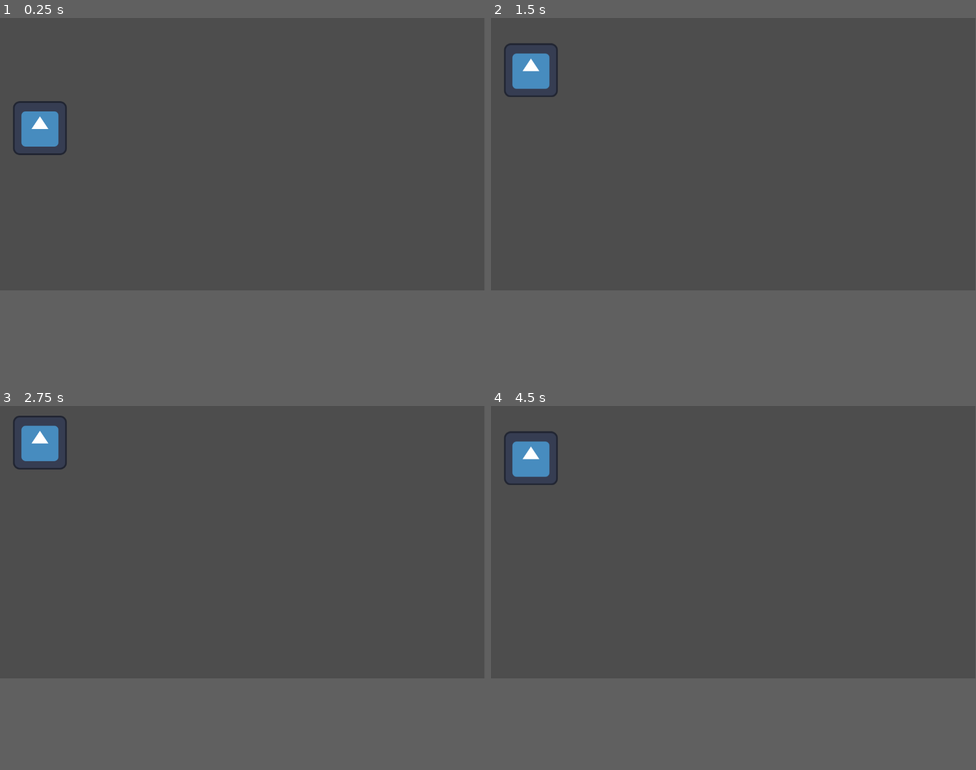
Above: before the commit, frames 1-4 (two rows, left to right).
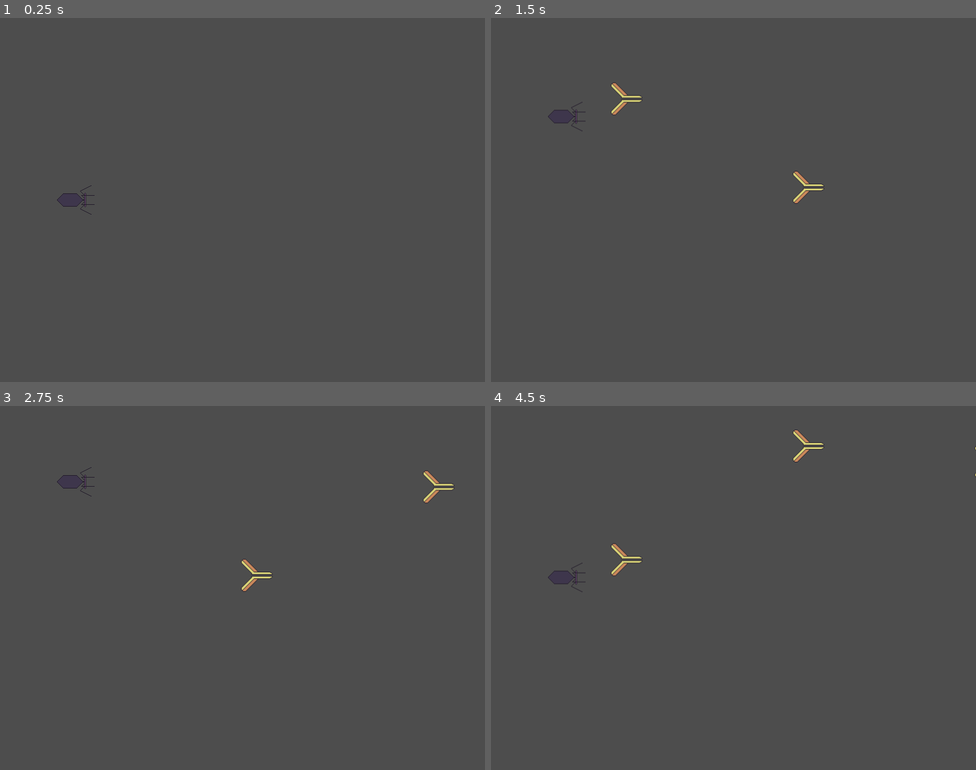
Above: after the commit, the same moments.

Repository: Jasonnmss/Game-Jam-2026
Game: Godot game, scene res://world.tscn
Same seed, same stepped clock (60 frames per second), same inputs: the game is played once before the commit and once after it. Before the commit the project starts from res://player.tscn. The engine's default icon, where the game draws it, is replaced by a stand-in: a white triangle on a blue panel in a dark square.
Inputs:
- Up to frame 1 (0.25 s): no input
- Up to frame 2 (1.5 s): tap Enter at 0.5 s; hold W (Move Up) 0.53-1.28 s; tap Space (shoot, bound only after the commit) at 0.6, 1.35 s; hold S (Move Down) from 1.28 s (still down)
- Up to frame 3 (2.75 s): release S (Move Down) at 2.03 s; hold W (Move Up) from 2.03 s (still down); tap Space (shoot, bound only after the commit) at 2.1 s
- Up to frame 4 (4.5 s): tap Space (shoot, bound only after the commit) at 2.85, 3.6, 4.35 s; release W (Move Up) at 3.53 s; hold S (Move Down) from 3.53 s (still down)
In our replay, the window is 799x449 before the commit and 800x600 after it. These sizes can differ from the game's own. Grey fills any space a smaller window leaves; there, only what the larger window draws over its background counts as a difference.

The runs differ from the first frame. In frame 1, 1.0% of the frame differs, in the area x 2-20%, y 22-54%; in frame 2, 1.4%, in the area x 2-69%, y 7-51%; in frame 3, 1.3%; in frame 4, 1.4%.

Commit message:
player
player more or less final

Diff:
--- a/game-jam-2026/Player.gd
+++ b/game-jam-2026/Player.gd
@@ -10,3 +10,12 @@
 		velocity.y = -speed
 	if velocity.length() > 0 :
 		move_and_slide()
+
+	if Input.is_action_just_pressed("shoot"):
+		fire()
+
+func fire():
+	var bullet = preload("res://dna.tscn")
+	var firebullet = bullet.instantiate()
+	firebullet.position = Vector2(50,position.y) #50 muss zu ort von virus geändert werden!
+	get_parent().call_deferred("add_child", firebullet)
--- /dev/null
+++ b/game-jam-2026/dna.gd
@@ -0,0 +1,14 @@
+extends Node2D
+
+var speed = -400
+
+@export var life_time = 2
+@export var life_spawn  = 0
+
+
+func _physics_process(delta: float) -> void:
+	position.x -= delta * speed
+
+	life_spawn += delta
+	if life_spawn > life_time:
+		queue_free()
--- /dev/null
+++ b/game-jam-2026/dna.tscn
@@ -0,0 +1,19 @@
+[gd_scene format=3 uid="uid://dw0w8luytjaka"]
+
+[ext_resource type="Script" uid="uid://bcvdfnh3umyxv" path="res://dna.gd" id="1_k673e"]
+[ext_resource type="Texture2D" uid="uid://bsa2kux0kuw0c" path="res://Assets/Placeholders/Antibody_PH.png" id="2_syva3"]
+
+[sub_resource type="RectangleShape2D" id="RectangleShape2D_armfn"]
+size = Vector2(57, 54)
+
+[node name="DNA" type="Node2D" unique_id=1618206276]
+script = ExtResource("1_k673e")
+
+[node name="shot" type="CharacterBody2D" parent="." unique_id=1370364202]
+
+[node name="Sprite2D" type="Sprite2D" parent="shot" unique_id=1536194696]
+texture = ExtResource("2_syva3")
+
+[node name="CollisionShape2D" type="CollisionShape2D" parent="shot" unique_id=1589929934]
+position = Vector2(-0.5, 0)
+shape = SubResource("RectangleShape2D_armfn")
--- a/game-jam-2026/player.tscn
+++ b/game-jam-2026/player.tscn
@@ -1,20 +1,19 @@
 [gd_scene format=3 uid="uid://bjrdalekpx3gh"]
 
 [ext_resource type="Script" uid="uid://mgft2xi2ub6f" path="res://Player.gd" id="1_onrkg"]
-[ext_resource type="Texture2D" uid="uid://bs5ptslwcyfsi" path="res://icon.svg" id="2_i3pqv"]
+[ext_resource type="Texture2D" uid="uid://bcsiurnnuepan" path="res://Assets/Placeholders/Virus_PH.png" id="2_onrkg"]
 
 [sub_resource type="RectangleShape2D" id="RectangleShape2D_hqtel"]
-size = Vector2(128, 125)
+size = Vector2(49, 21)
 
 [node name="Player" type="Node2D" unique_id=1716914451]
 
 [node name="CharacterBody2D" type="CharacterBody2D" parent="." unique_id=1606262035]
 script = ExtResource("1_onrkg")
 
-[node name="Sprite2D" type="Sprite2D" parent="CharacterBody2D" unique_id=111752800]
-position = Vector2(95, 262)
-texture = ExtResource("2_i3pqv")
+[node name="CollisionShape2D" type="CollisionShape2D" parent="CharacterBody2D" unique_id=1990359429]
+position = Vector2(-8.5, -0.5)
+shape = SubResource("RectangleShape2D_hqtel")
 
-[node name="CollisionShape2D" type="CollisionShape2D" parent="CharacterBody2D" unique_id=1990359429]
-position = Vector2(95, 261.5)
-shape = SubResource("RectangleShape2D_hqtel")
+[node name="Sprite2D" type="Sprite2D" parent="CharacterBody2D" unique_id=1670690377]
+texture = ExtResource("2_onrkg")
--- a/game-jam-2026/project.godot
+++ b/game-jam-2026/project.godot
@@ -11,9 +11,14 @@
 [application]
 
 config/name="Game Jam 2026"
-run/main_scene="res://player.tscn"
+run/main_scene="uid://8fwm4adxppyu"
 config/features=PackedStringArray("4.6", "GL Compatibility")
 config/icon="res://icon.svg"
+
+[display]
+
+window/size/viewport_width=800
+window/size/viewport_height=600
 
 [dotnet]
 
@@ -21,14 +26,30 @@
 
 [input]
 
+ui_accept={
+"deadzone": 0.5,
+"events": [Object(InputEventKey,"resource_local_to_scene":false,"resource_name":"","device":0,"window_id":0,"alt_pressed":false,"shift_pressed":false,"ctrl_pressed":false,"meta_pressed":false,"pressed":false,"keycode":4194309,"physical_keycode":0,"key_label":0,"unicode":0,"location":0,"echo":false,"script":null)
+, Object(InputEventKey,"resource_local_to_scene":false,"resource_name":"","device":0,"window_id":0,"alt_pressed":false,"shift_pressed":false,"ctrl_pressed":false,"meta_pressed":false,"pressed":false,"keycode":4194310,"physical_keycode":0,"key_label":0,"unicode":0,"location":0,"echo":false,"script":null)
+, Object(InputEventKey,"resource_local_to_scene":false,"resource_name":"","device":0,"window_id":0,"alt_pressed":false,"shift_pressed":false,"ctrl_pressed":false,"meta_pressed":false,"pressed":false,"keycode":32,"physical_keycode":0,"key_label":0,"unicode":32,"location":0,"echo":false,"script":null)
+, Object(InputEventKey,"resource_local_to_scene":false,"resource_name":"","device":-1,"window_id":0,"alt_pressed":false,"shift_pressed":false,"ctrl_pressed":false,"meta_pressed":false,"pressed":false,"keycode":0,"physical_keycode":32,"key_label":0,"unicode":32,"location":0,"echo":false,"script":null)
+]
+}
 "Move Up"={
 "deadzone": 0.2,
 "events": [Object(InputEventKey,"resource_local_to_scene":false,"resource_name":"","device":0,"window_id":0,"alt_presse …(189 unchanged characters)…
+, Object(InputEventKey,"resource_local_to_scene":false,"resource_name":"","device":-1,"window_id":0,"alt_pressed":false,"shift_pressed":false,"ctrl_pressed":false,"meta_pressed":false,"pressed":false,"keycode":0,"physical_keycode":4194320,"key_label":0,"unicode":0,"location":0,"echo":false,"script":null)
 ]
 }
 "Move Down"={
 "deadzone": 0.2,
 "events": [Object(InputEventKey,"resource_local_to_scene":false,"resource_name":"","device":0,"window_id":0,"alt_presse …(189 unchanged characters)…
+, Object(InputEventKey,"resource_local_to_scene":false,"resource_name":"","device":-1,"window_id":0,"alt_pressed":false,"shift_pressed":false,"ctrl_pressed":false,"meta_pressed":false,"pressed":false,"keycode":0,"physical_keycode":4194322,"key_label":0,"unicode":0,"location":0,"echo":false,"script":null)
+]
+}
+shoot={
+"deadzone": 0.2,
+"events": [Object(InputEventKey,"resource_local_to_scene":false,"resource_name":"","device":-1,"window_id":0,"alt_pressed":false,"shift_pressed":false,"ctrl_pressed":false,"meta_pressed":false,"pressed":false,"keycode":0,"physical_keycode":32,"key_label":0,"unicode":32,"location":0,"echo":false,"script":null)
+, Object(InputEventKey,"resource_local_to_scene":false,"resource_name":"","device":-1,"window_id":0,"alt_pressed":false,"shift_pressed":false,"ctrl_pressed":false,"meta_pressed":false,"pressed":false,"keycode":0,"physical_keycode":69,"key_label":0,"unicode":101,"location":0,"echo":false,"script":null)
 ]
 }
 
--- /dev/null
+++ b/game-jam-2026/wall.tscn
@@ -0,0 +1,13 @@
+[gd_scene format=3 uid="uid://bxkw4yuxmisx8"]
+
+[sub_resource type="RectangleShape2D" id="RectangleShape2D_oh6kn"]
+size = Vector2(634, 52)
+
+[node name="wall" type="Node2D" unique_id=1695307919]
+
+[node name="StaticBody2D" type="StaticBody2D" parent="." unique_id=1307403634]
+position = Vector2(44, 50)
+
+[node name="CollisionShape2D" type="CollisionShape2D" parent="StaticBody2D" unique_id=1789346821]
+position = Vector2(-46, -51)
+shape = SubResource("RectangleShape2D_oh6kn")
--- /dev/null
+++ b/game-jam-2026/world.tscn
@@ -0,0 +1,19 @@
+[gd_scene format=3 uid="uid://8fwm4adxppyu"]
+
+[ext_resource type="PackedScene" uid="uid://dw0w8luytjaka" path="res://dna.tscn" id="1_aqk2v"]
+[ext_resource type="PackedScene" uid="uid://bxkw4yuxmisx8" path="res://wall.tscn" id="1_tlwt5"]
+[ext_resource type="PackedScene" uid="uid://bjrdalekpx3gh" path="res://player.tscn" id="3_036b0"]
+
+[node name="world" type="Node2D" unique_id=1821206742]
+
+[node name="DNA" parent="." unique_id=1618206276 instance=ExtResource("1_aqk2v")]
+position = Vector2(659, 645)
+
+[node name="wall" parent="." unique_id=1695307919 instance=ExtResource("1_tlwt5")]
+position = Vector2(328, 585)
+
+[node name="wall2" parent="." unique_id=1466190588 instance=ExtResource("1_tlwt5")]
+position = Vector2(365, 9)
+
+[node name="Player" parent="." unique_id=1716914451 instance=ExtResource("3_036b0")]
+position = Vector2(125, 300)
Not shown, added: game-jam-2026/Assets/Placeholders/Antibody_PH.png.import
Not shown, added: game-jam-2026/Assets/Placeholders/B Cell_PH.png.import
Not shown, added: game-jam-2026/Assets/Placeholders/Background_PH.png.import
Not shown, added: game-jam-2026/Assets/Placeholders/Virus_PH.png.import
Not shown, added: game-jam-2026/dna.gd.uid
